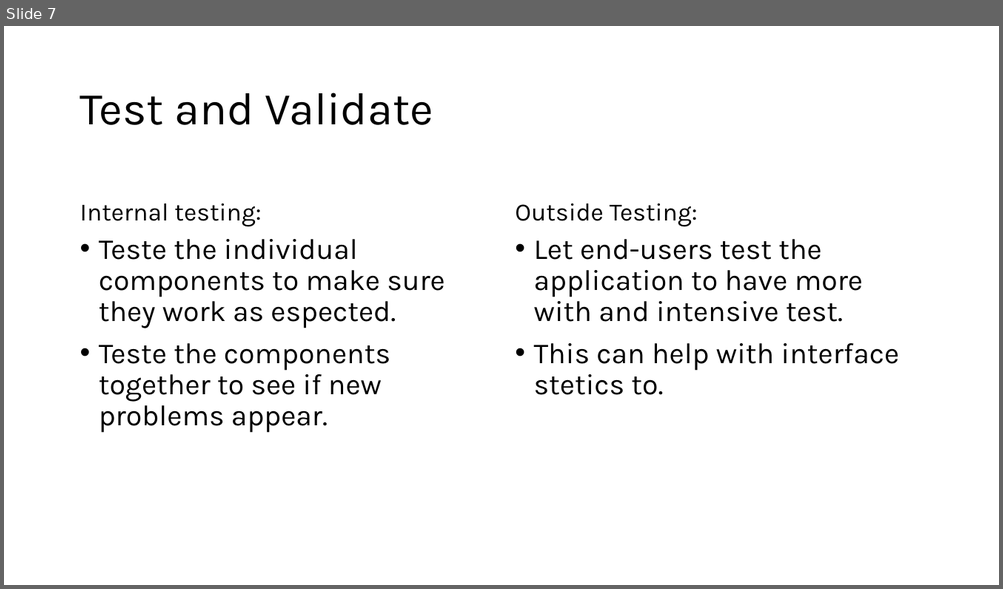
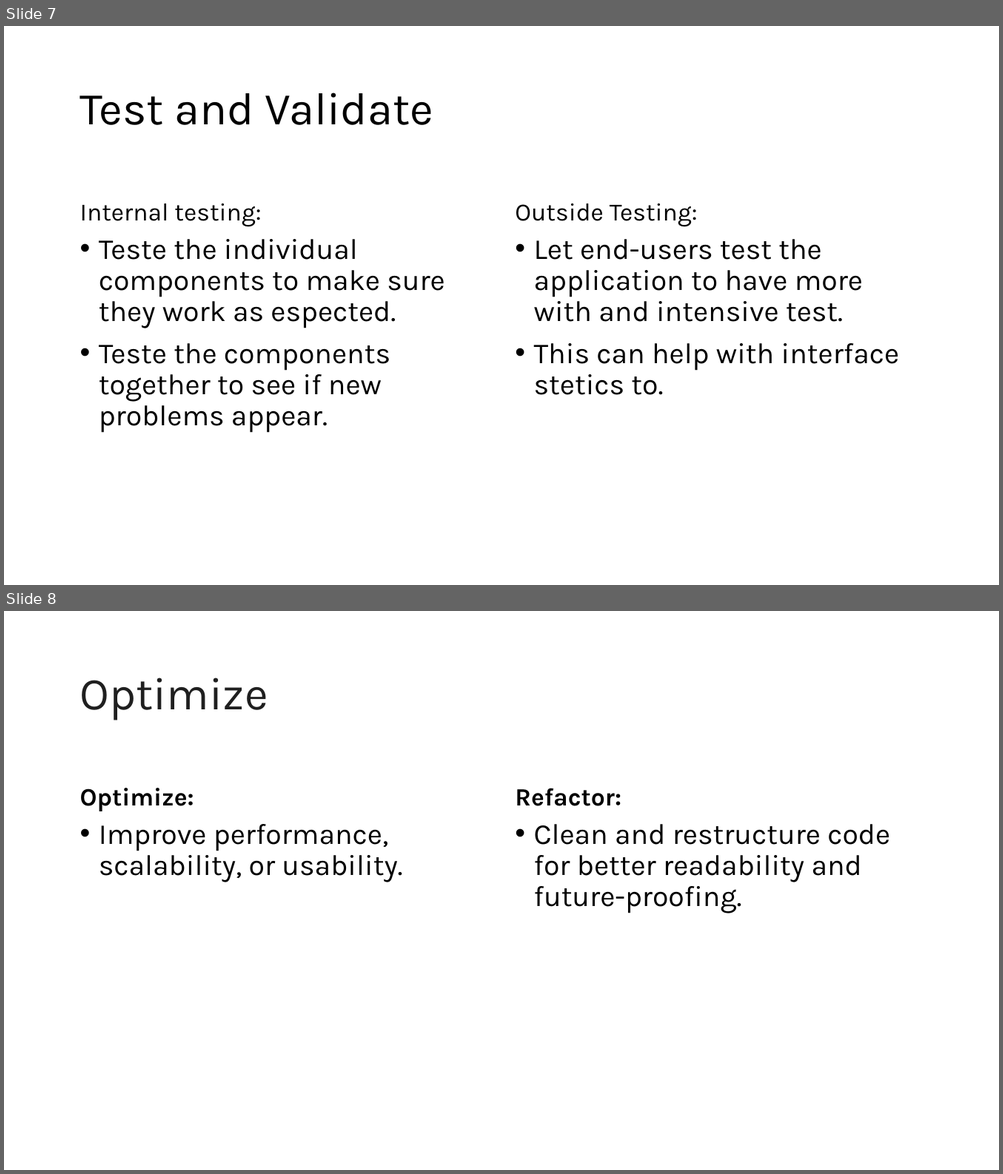
Before and after one commit to Licinio14/softdev, a slide deck: ingles/Apresentação.pptx. Shown one above the other, each under a label of ours: slide 7 before the commit, slides 7 and 8 after it. The pictures are 1003x589 and 1003x1174 pixels, drawn with LibreOffice and Linux fonts; fonts in the diff are those of the drawing. Boxes give left, top, right and bottom in pixels: in the first picture for what was removed or moved away, otherwise in the second. Text is boxed around its words. In the diff, an @@ line names an element or a change of style, - is before the commit and + after.

```diff
--- a/ingles/Apresentação.pptx
+++ b/ingles/Apresentação.pptx
@@ slide 8 added at (4,611,999,1170), background #FFFFFF @@
@@ title added at (80,678,268,721), 44 pt, text #1F1F1F @@
+Optimize
@@ text added at (80,788,194,812), 24 pt, text #000000, bold @@
+Optimize:
@@ text added at (515,788,621,806), 24 pt, text #000000, bold @@
+Refactor:
@@ text added at (99,824,402,883), 28 pt, text #000000 @@
+• Improve performance, scalability, or usability.
@@ text added at (534,824,890,914), 28 pt, text #000000 @@
+• Clean and restructure code for better readability and future-proofing.
```
Also in this commit, not shown: 1 slide changed, 2 other slides added, 2 other files.
